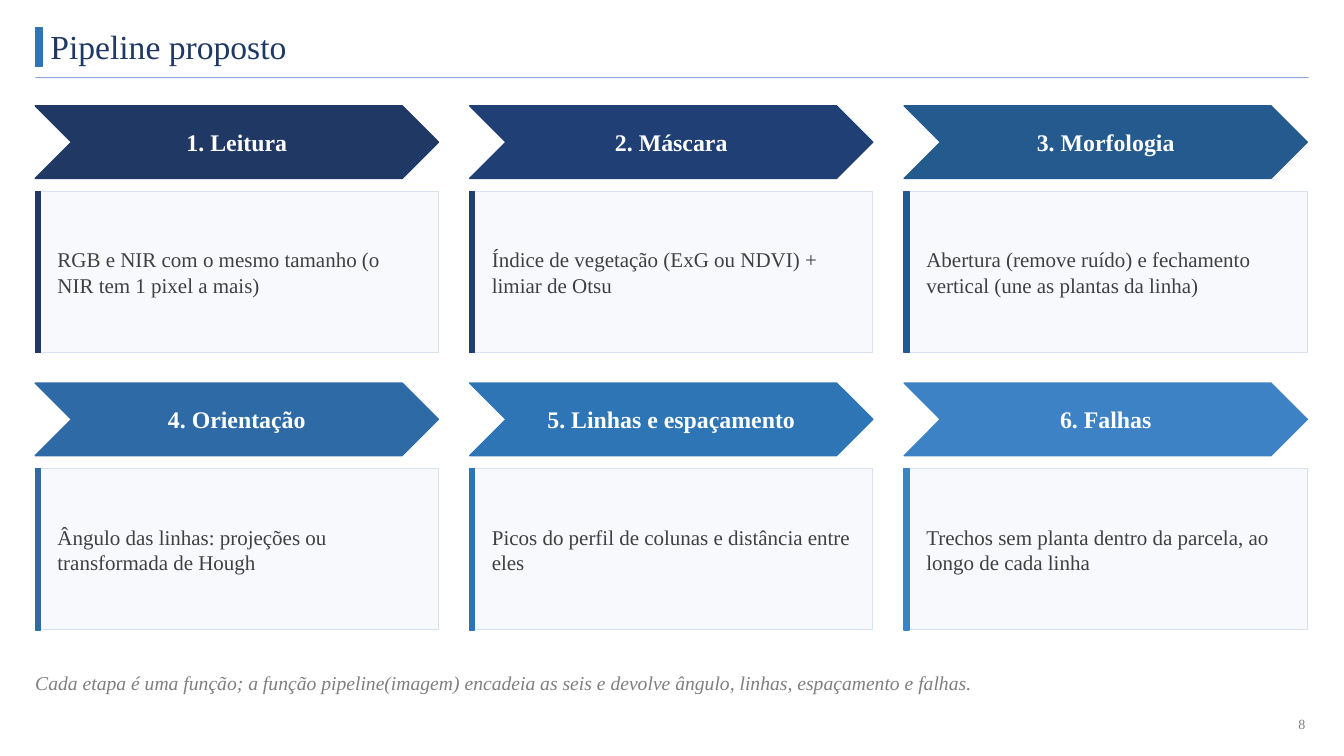
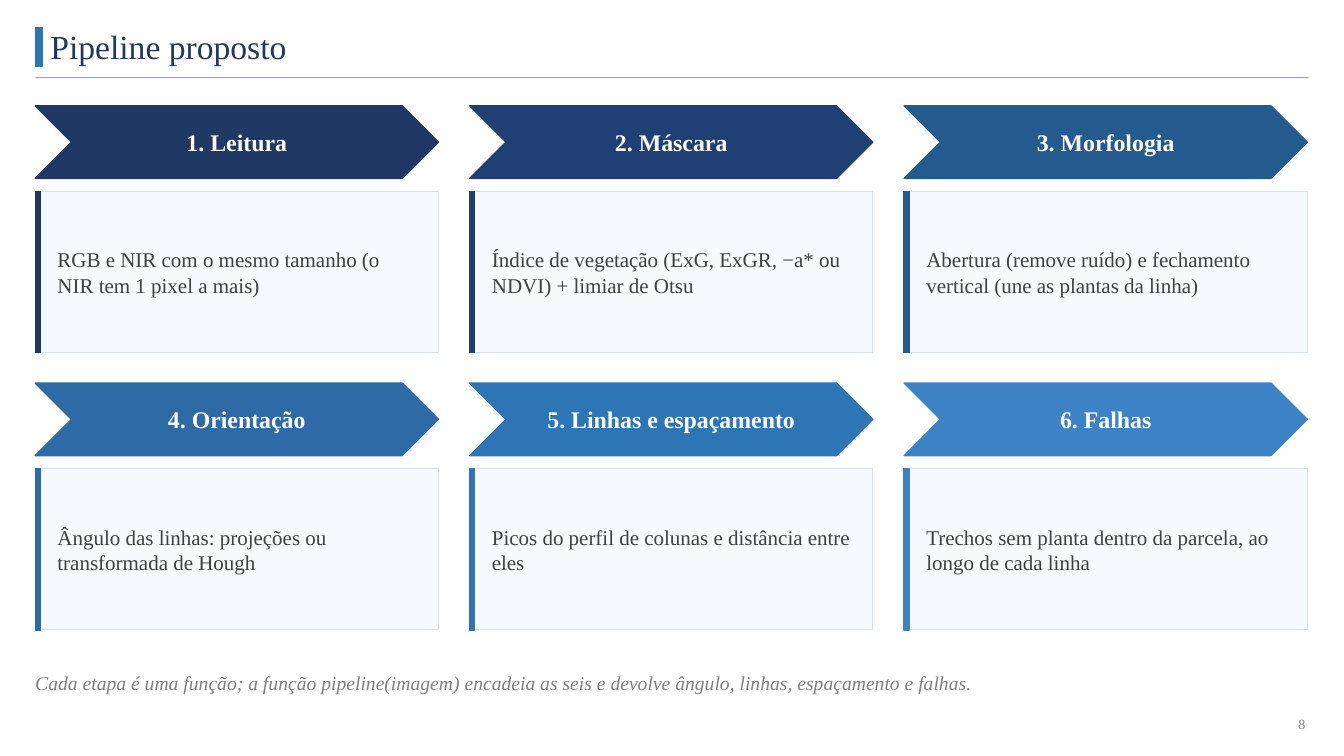
Before and after one commit to AlexandreH13/PDI-PGC111-LinhasPlantioVANT, a slide deck: slide 8 of apresentacao-linhas-plantio.pptx. Drawn at 1344x756 pixels with LibreOffice and Linux fonts; fonts in the diff are those of the drawing. Boxes give left, top, right and bottom in pixels: in the first picture for what was removed or moved away, otherwise in the second. Text is boxed around its words. In the diff, an @@ line names an element or a change of style, - is before the commit and + after.

Commit message:
Atualiza com novos índices

```diff
--- a/apresentacao-linhas-plantio.pptx
+++ b/apresentacao-linhas-plantio.pptx
@@ text at [492,251,840,297]: text changed @@
-Índice de vegetação (ExG ou NDVI) + limiar de Otsu
+Índice de vegetação (ExG, ExGR, −a* ou NDVI) + limiar de Otsu
```
Also in this commit, not shown: 6 other slides changed, 1 other file.
